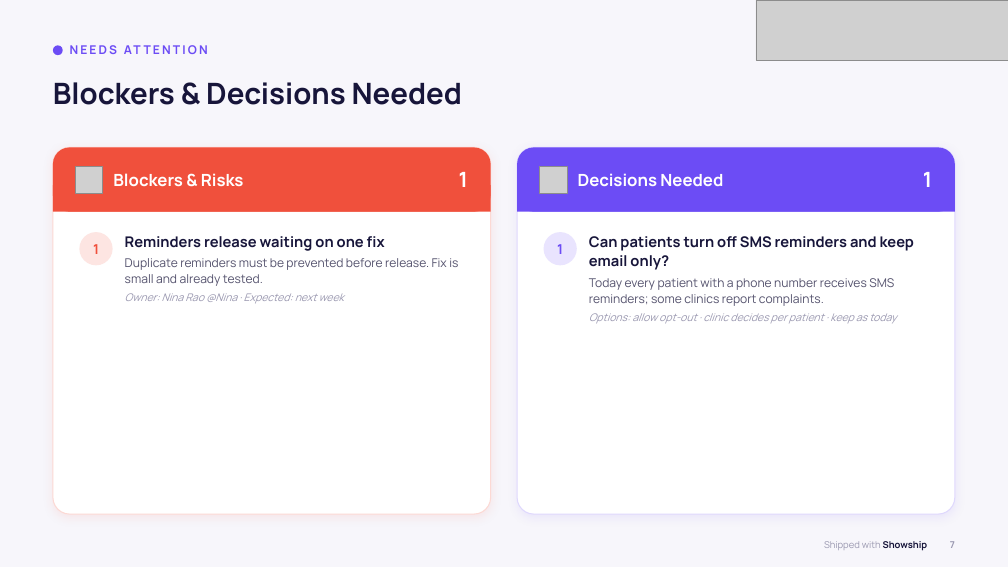
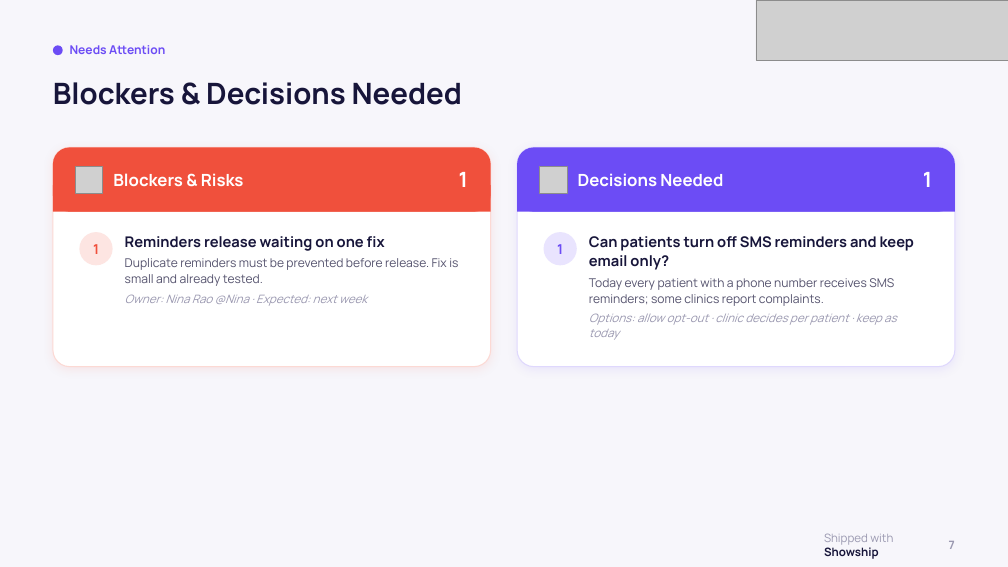
Before and after one commit to Soe-Moe/showship, a slide deck: slide 7 of docs/example-deck-showship.pptx. Drawn at 1008x567 pixels with LibreOffice and Linux fonts; fonts in the diff are those of the drawing; grey boxes stand for pictures; background and template pictures are left out. Boxes give left, top, right and bottom in pixels: in the first picture for what was removed or moved away, otherwise in the second. Text is boxed around its words. In the diff, an @@ line names an element or a change of style, - is before the commit and + after.

Commit message:
0.1.0-beta.10: deck layout checks, design rules, refreshed previews
- check_deck.js renders the deck and flags text near the edges or colliding
- lint_report.js enforces per-field text length limits
- design_rules.md: design rules for templates and decks
- timeline edge overflow, hollow attention cards, small text, tracked uppercase labels fixed
- make_previews.js regenerates docs images and example decks

```diff
--- a/docs/example-deck-showship.pptx
+++ b/docs/example-deck-showship.pptx
@@ text at <box>70,45,165,54</box>: text changed @@
-NEEDS ATTENTION
+Needs Attention
@@ rounded rectangle: place and size @@
-rounded rectangle at <box>53,147,491,514</box>
+rounded rectangle at <box>53,147,491,367</box>
@@ rounded rectangle at <box>53,147,491,367</box>: proportions changed @@
@@ rounded rectangle at <box>517,147,955,367</box>: proportions changed @@
@@ rounded rectangle: place and size @@
-rounded rectangle at <box>517,147,955,514</box>
+rounded rectangle at <box>517,147,955,367</box>
@@ text at <box>125,294,367,306</box>: size 10 to 11 pt in "Owner: Nina Rao @Nina · Expected: next ..." @@
@@ text at <box>589,313,896,340</box>: size 10 to 11 pt in "Options: allow opt-out · clinic decides per ..." @@
@@ text "Shipped with Showship" at <box>824,533,893,559</box>: size 9 to 11 pt @@
```
Also in this commit, not shown: 10 other slides changed, 30 other files.
